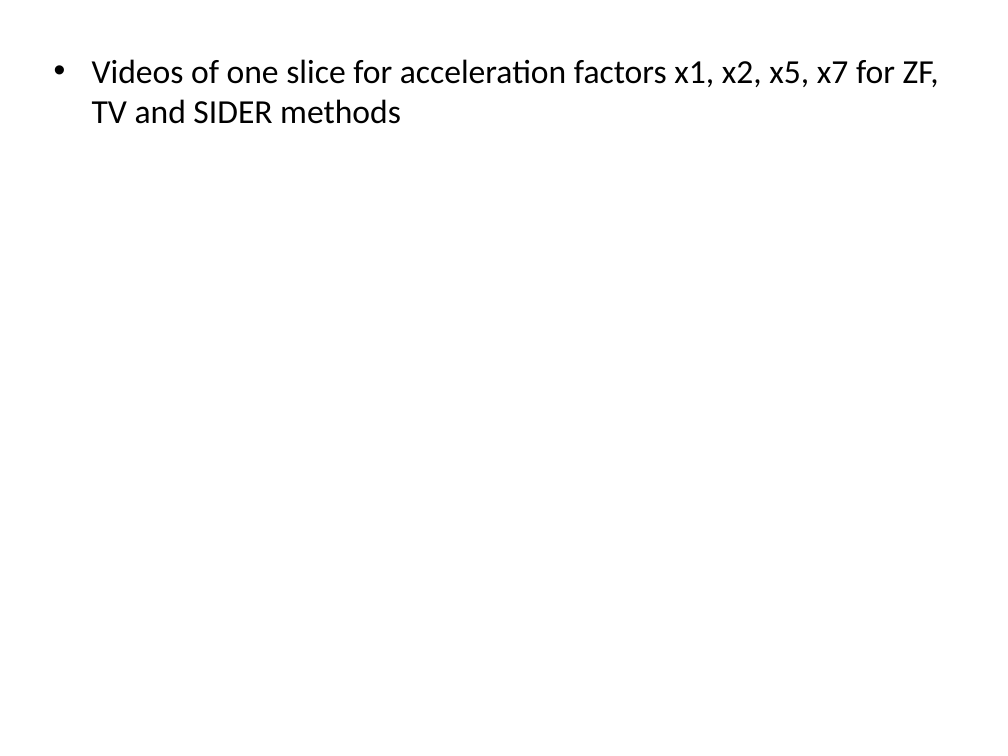
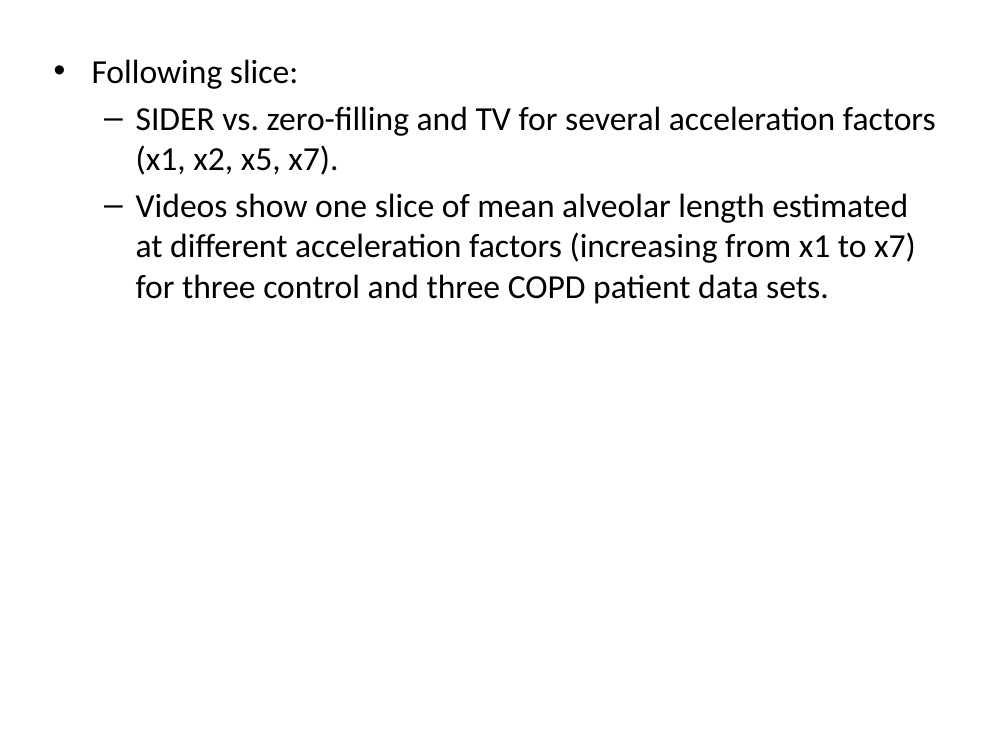
Before and after one commit to HGGM-LIM/compressed-sensing-diffusion-lung-MRI, a slide deck: slide 4 of VideosSeveralAccelerationFactors.pptx (slide 1 before the commit). Drawn at 1008x756 pixels with LibreOffice and Linux fonts; fonts in the diff are those of the drawing. Boxes give left, top, right and bottom in pixels: in the first picture for what was removed or moved away, otherwise in the second. Text is boxed around its words. In the diff, an @@ line names an element or a change of style, - is before the commit and + after.

Commit message:
Upload ppt

```diff
--- a/VideosSeveralAccelerationFactors.pptx
+++ b/VideosSeveralAccelerationFactors.pptx
@@ text at (92, 59, 936, 304): text changed @@
-• Videos of one slice for acceleration factors x1, x2, x5, x7 for ZF, TV and SIDER methods
+• Following slice:
+  – SIDER vs. zero-filling and TV for several acceleration factors (x1, x2, x5, x7).
+  – Videos show one slice of mean alveolar length estimated at different acceleration factors (increasing from x1 to x7) for three control and three COPD patient data sets.
```
Also in this commit, not shown: 1 other slide changed, 3 slides added.
